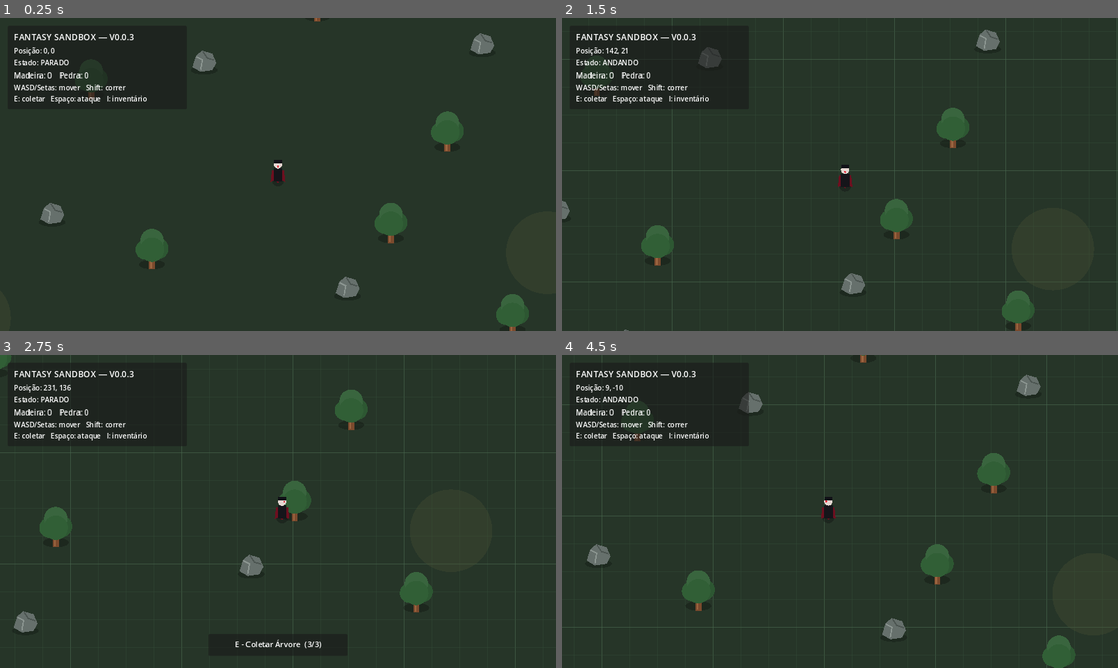
Above: before the commit, frames 1-4 (two rows, left to right).
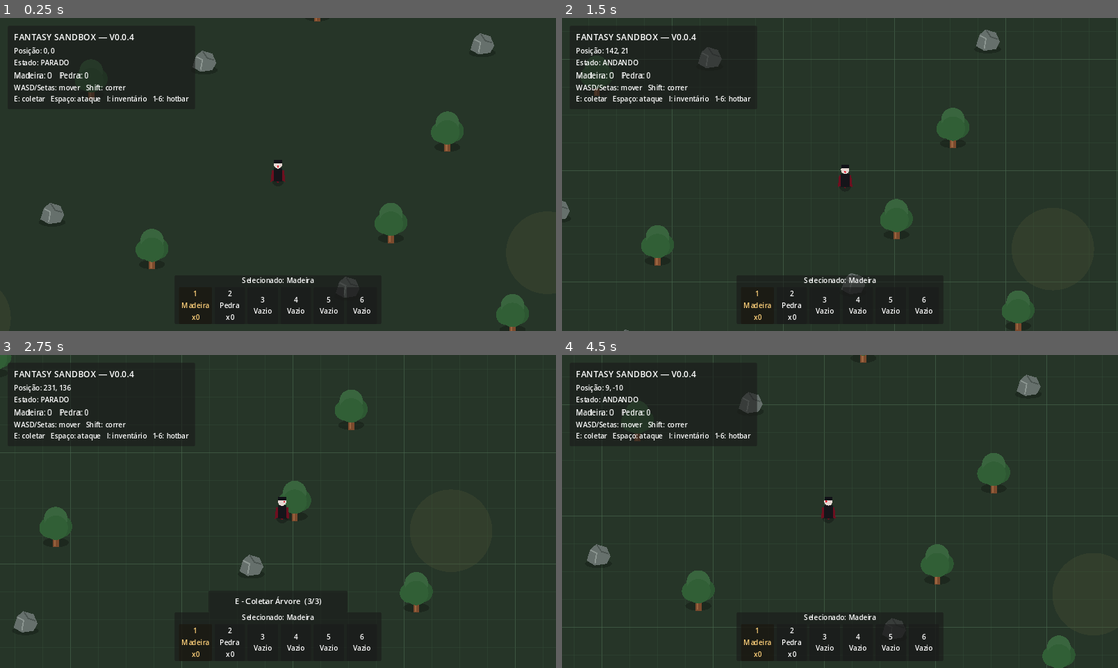
Above: after the commit, the same moments.

Repository: janduyankiingles-ops/Fantasy-Sandbox
Game: Godot game, scene res://scenes/main.tscn
Same seed, same stepped clock (60 frames per second), same inputs: the game is played once before the commit and once after it.
Inputs:
- Up to frame 1 (0.25 s): no input
- Up to frame 2 (1.5 s): tap Enter at 0.5 s; hold D 0.53-1.28 s; tap I at 0.6, 1.25 s; tap Space at 0.77 s; hold S from 1.28 s (still down); tap Shift at 1.35 s
- Up to frame 3 (2.75 s): tap Space at 1.52 s; release S at 2.03 s; hold D from 2.03 s (still down); hold E from 2.03 s (still down)
- Up to frame 4 (4.5 s): release D at 2.78 s; release E at 2.78 s; hold W 2.78-3.53 s; tap I at 2.85, 3.5 s; tap Space at 3.02, 3.77 s; hold Shift 3.53-4.28 s; hold A from 3.53 s (still down); tap E at 4.35 s

The runs differ from the first frame. In frame 1, 1.3% of the frame differs, in the area x 23-67%, y 5-98%; in frame 2, 1.4%; in frame 3, 1.4%; in frame 4, 1.6%, in the area x 23-69%, y 5-98%.

Commit message:
v0.0.4: connect hotbar to main HUD

Diff:
--- a/scenes/main.tscn
+++ b/scenes/main.tscn
@@ -1,9 +1,10 @@
-[gd_scene load_steps=5 format=3]
+[gd_scene load_steps=6 format=3]
 
 [ext_resource type="Script" path="res://scripts/main.gd" id="1_main"]
 [ext_resource type="Script" path="res://scripts/world.gd" id="2_world"]
 [ext_resource type="PackedScene" path="res://scenes/player.tscn" id="3_player"]
 [ext_resource type="PackedScene" path="res://scenes/inventory_ui.tscn" id="4_inventory"]
+[ext_resource type="PackedScene" path="res://scenes/hotbar_ui.tscn" id="5_hotbar"]
 
 [node name="Main" type="Node2D"]
 script = ExtResource("1_main")
@@ -33,7 +34,7 @@
 
 [node name="Title" type="Label" parent="HUD/Panel/Margin/VBox"]
 theme_override_font_sizes/font_size = 20
-text = "FANTASY SANDBOX — V0.0.3"
+text = "FANTASY SANDBOX — V0.0.4"
 
 [node name="PositionLabel" type="Label" parent="HUD/Panel/Margin/VBox"]
 text = "Posição: 0, 0"
@@ -46,7 +47,7 @@
 text = "Madeira: 0    Pedra: 0"
 
 [node name="Controls" type="Label" parent="HUD/Panel/Margin/VBox"]
-text = "WASD/Setas: mover   Shift: correr\nE: coletar   Espaço: ataque   I: inventário"
+text = "WASD/Setas: mover   Shift: correr\nE: coletar   Espaço: ataque   I: inventário   1-6: hotbar"
 
 [node name="InteractionPanel" type="PanelContainer" parent="HUD"]
 visible = false
@@ -56,9 +57,9 @@
 anchor_right = 0.5
 anchor_bottom = 1.0
 offset_left = -160.0
-offset_top = -78.0
+offset_top = -178.0
 offset_right = 160.0
-offset_bottom = -28.0
+offset_bottom = -128.0
 grow_horizontal = 2
 grow_vertical = 0
 
@@ -75,3 +76,5 @@
 horizontal_alignment = 1
 
 [node name="InventoryUI" parent="HUD" instance=ExtResource("4_inventory")]
+
+[node name="HotbarUI" parent="HUD" instance=ExtResource("5_hotbar")]
